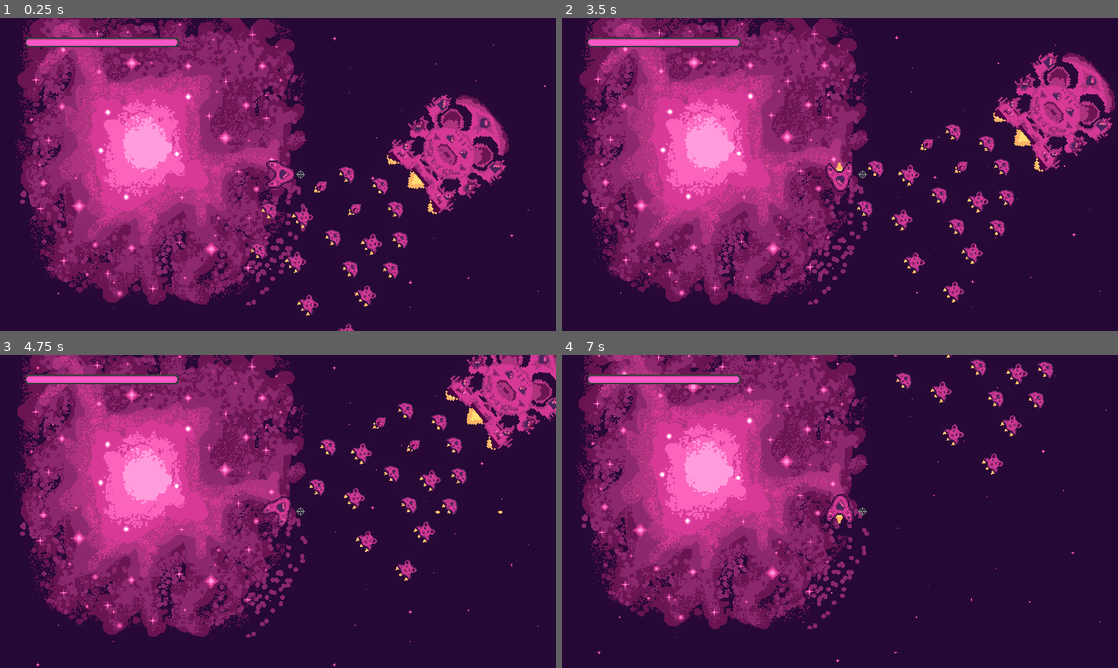
Above: before the commit, frames 1-4 (two rows, left to right).
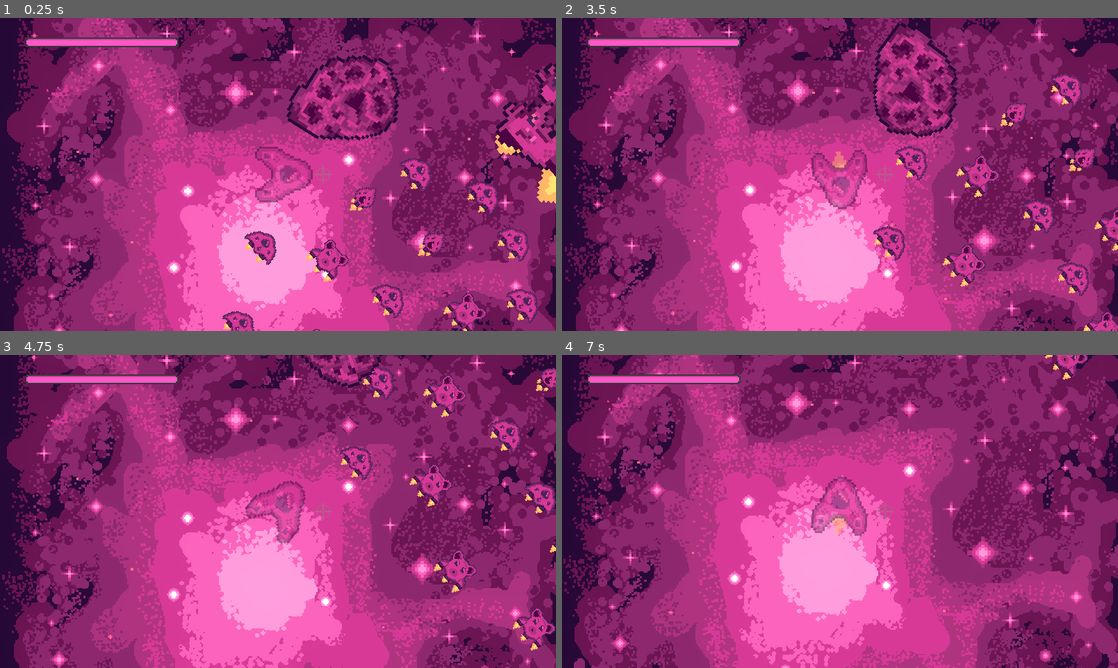
Above: after the commit, the same moments.

Repository: bear-minimum-studio/space-bear
Game: Godot game, scene res://Game.tscn
Two runs of this game, one before a commit and one after it. Both use one fixed random seed, a clock stepped at 60 frames per second and the inputs below.
Inputs:
- Up to frame 1 (0.25 s): no input
- Up to frame 2 (3.5 s): hold Right (turn_right) 0.53-1.28 s; hold G (grappling_hook) 0.53-1.28 s; hold Left (turn_left) 1.28-2.03 s; tap Down (decelerate) at 1.35 s; tap G (grappling_hook) at 1.55, 2.3, 2.85 s; hold Right (turn_right) 2.03-2.78 s; hold Space (fire) 2.03-2.78 s; hold Up (accelerate) from 2.78 s (still down)
- Up to frame 3 (4.75 s): release Up (accelerate) at 3.53 s; hold F (turret_fire) 3.53-4.28 s; hold Left (turn_left) from 3.53 s (still down); tap G (grappling_hook) at 3.8, 4.35 s
- Up to frame 4 (7 s): hold G (grappling_hook) 5.03-5.78 s; tap Down (decelerate) at 5.1 s; release Left (turn_left) at 5.78 s; hold Right (turn_right) 5.78-6.53 s; tap Space (fire) at 5.85 s; tap G (grappling_hook) at 6.05 s; hold Up (accelerate) from 6.53 s (still down); hold G (grappling_hook) from 6.53 s (still down)

The runs differ from the first frame. In frame 1, 84% of the frame differs, in the area x 0-100%, y 0-100%; in frame 2, 84%; in frame 3, 86%; in frame 4, 87%.

Commit message:
ca marche a peu pres

Diff:
--- a/World.tscn
+++ b/World.tscn
@@ -653,10 +653,10 @@
 position = Vector2(2510, -4271)
 
 [node name="Player" parent="." instance=ExtResource("1_yasag")]
+modulate = Color(1, 1, 1, 0.466667)
 position = Vector2(159, 130)
 
 [node name="Camera2D" type="Camera2D" parent="Player"]
-zoom = Vector2(0.5, 0.5)
 
 [node name="WorldEnvironment" type="WorldEnvironment" parent="."]
 environment = SubResource("Environment_uyldo")
@@ -735,5 +735,8 @@
 position = Vector2(139, 197)
 rotation = 0.872665
 
+[node name="Asteroid" parent="." instance=ExtResource("3_dv0ok")]
+position = Vector2(221, 65)
+
 [connection signal="shoot" from="Player" to="." method="_on_player_shoot"]
 [connection signal="shoot_grappling_hook" from="Player" to="." method="_on_player_shoot_grappling_hook"]
--- a/grappling-hook/HookFragment.gd
+++ b/grappling-hook/HookFragment.gd
@@ -7,6 +7,7 @@
 		_set_node_b_value(new_neighbour_fragment)
 
 @onready var pin_joint_2d = $PinJoint2D
+@onready var collision_shape_2d = $CollisionShape2D
 
 func _ready():
 	_set_node_b_value(neighbour_fragment)
--- a/grappling-hook/HookFragment.tscn
+++ b/grappling-hook/HookFragment.tscn
@@ -8,7 +8,7 @@
 
 [node name="HookFragment" type="RigidBody2D" groups=["hook_fragment"]]
 collision_layer = 2048
-collision_mask = 2059
+collision_mask = 2058
 mass = 0.08
 max_contacts_reported = 10
 contact_monitor = true
--- a/grappling-hook/NewGrapplingHook.gd
+++ b/grappling-hook/NewGrapplingHook.gd
@@ -10,16 +10,23 @@
 @onready var player_pin_joint = $PlayerPinJoint
 var fragments = []
 var player
+var grappled_body : RigidBody2D
 
 var velocity = Vector2.ZERO
 
-var _has_been_spawned = false
+enum SpawningState {
+	SPAWNED,
+	SPAWNING,
+	BEFORE_SPAWN
+}
 
-func _spawn_grappling_fragments(body):
-	if _has_been_spawned:
+var _spawning_state = SpawningState.BEFORE_SPAWN
+
+func _spawn_grappling_fragments():
+	if !_spawning_state == SpawningState.BEFORE_SPAWN:
 		return
 
-	_has_been_spawned = true
+	_spawning_state = SpawningState.SPAWNING
 
 	for i in range(_get_number_of_fragments()):
 		var new_hook: Node2D = hook_fragment.instantiate()
@@ -27,31 +34,42 @@
 		if fragments.size() > 0:
 			new_hook.transform.origin.x = fragments[-1].transform.origin.x + DISTANCE_BETWEEN_FRAGMENTS
 		else:
-			var offset = _get_distance() - 20
+			var offset = _get_distance() - 40
 			player_pin_joint.transform.origin.x -= offset
 			new_hook.transform.origin.x -= offset
 
-		if i == _get_number_of_fragments():
-			# never freed
-			body.add_child(new_hook)
-		else:
-			self.add_child(new_hook)
+		self.add_child(new_hook)
 
 		if fragments.size() == 0:
 			player_pin_joint.node_b = new_hook.get_path()
 
 		fragments.append(new_hook)
 
-	for i in range(_get_number_of_fragments()):
+	for i in range(_get_number_of_fragments()-1):
 		if i < fragments.size() - 1:
 			var child = fragments[i]
 			var next_child = fragments[i + 1]
 			if next_child && next_child.is_inside_tree():
 				child.neighbour_fragment = next_child.get_path()
-		fragments[-1].neighbour_fragment = body.get_path()
+	fragments[-1].neighbour_fragment = self.grappled_body.get_path()
+
+func _disable_fragments_in_grappled_body():
+	if grappled_body:
+		for fragment in fragments:
+			if fragment.get_contact_count() > 0:
+				var toto: RigidBody2D = fragment
+				toto.collision_layer = 0
+				toto.collision_mask = 0
+	else:
+		printerr('Grappled body does not exist')
 
 func _physics_process(delta):
-	if _has_been_spawned:
+	if _spawning_state == SpawningState.SPAWNED:
+		return
+
+	if _spawning_state == SpawningState.SPAWNING:
+		_disable_fragments_in_grappled_body()
+		_spawning_state = SpawningState.SPAWNED
 		return
 
 	self.translate(velocity * delta)
@@ -59,13 +77,13 @@
 	self.rotate(PI)
 
 	if _get_distance() > max_length:
-		_has_been_spawned = true
+		_spawning_state = SpawningState.SPAWNED
 
 func _get_distance() -> float:
 	return (self.global_transform.origin - player.global_transform.origin).length()
 
 func _get_number_of_fragments() -> int:
-	return ceil(_get_distance() / float(DISTANCE_BETWEEN_FRAGMENTS))
+	return floor(_get_distance() / float(DISTANCE_BETWEEN_FRAGMENTS))
 
 func launch(thrower: Node2D, rotation: float, offset_velocity: Vector2):
 	player = thrower
@@ -75,6 +93,7 @@
 
 func _on_body_entered(body):
 	if body is RigidBody2D:
-		call_deferred("_spawn_grappling_fragments",body)
+		self.grappled_body = body
+		call_deferred("_spawn_grappling_fragments")
 	set_deferred("monitoring", false)
 	set_deferred("monitorable", false)
--- a/grappling-hook/NewGrapplingHook.tscn
+++ b/grappling-hook/NewGrapplingHook.tscn
@@ -14,5 +14,6 @@
 shape = SubResource("RectangleShape2D_lworx")
 
 [node name="PlayerPinJoint" type="PinJoint2D" parent="."]
+softness = 16.0
 
 [connection signal="body_entered" from="." to="." method="_on_body_entered"]
Not shown: 1 places in World.tscn that only renumber resources
